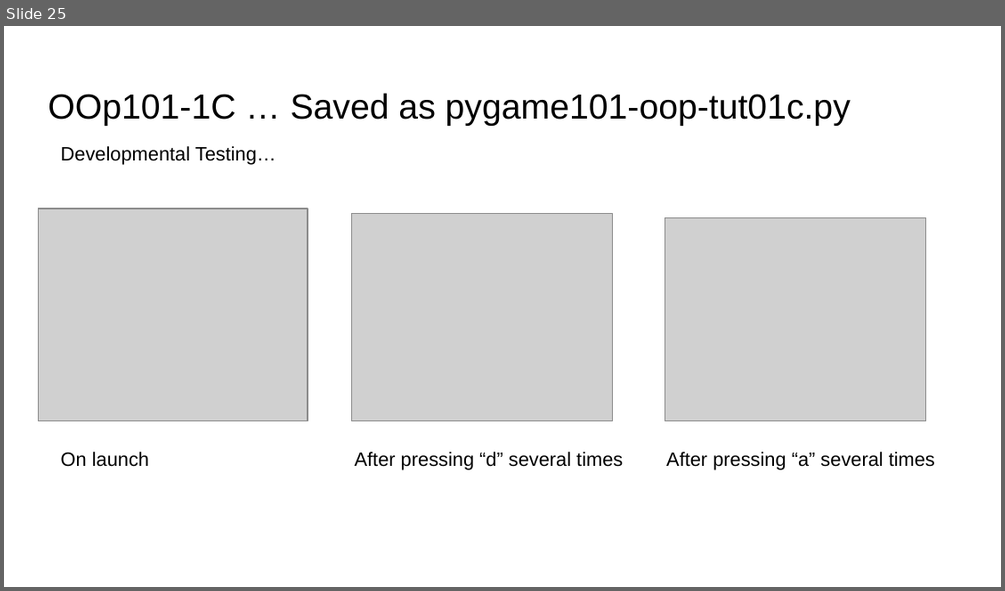
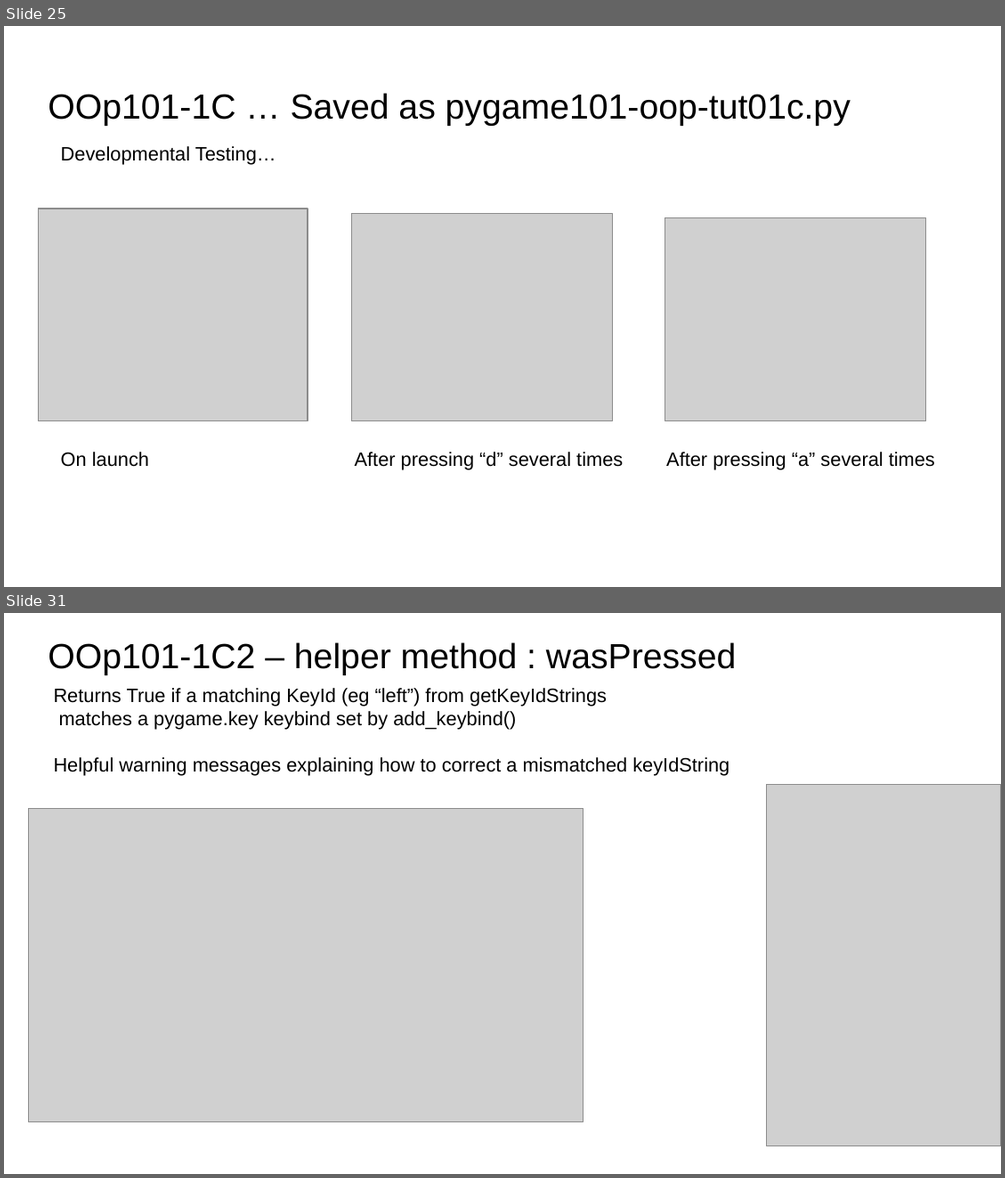
Before and after one commit to MrAWHolmes/KS5-NEA2425, a slide deck: tech_with_tim/Pygame-Tuts-101-1ABC/Docs/Pygame-101-Tuts-by-MrH.pptx. Shown one above the other, each under a label of ours: slide 25 before the commit, slides 25 and 31 after it; the slides between them are not shown. The pictures are 1005x591 and 1005x1178 pixels, drawn with LibreOffice and Linux fonts; fonts in the diff are those of the drawing; grey boxes stand for pictures. Boxes give left, top, right and bottom in pixels: in the first picture for what was removed or moved away, otherwise in the second. Text is boxed around its words. In the diff, an @@ line names an element or a change of style, - is before the commit and + after.

```diff
--- a/tech_with_tim/Pygame-Tuts-101-1ABC/Docs/Pygame-101-Tuts-by-MrH.pptx
+++ b/tech_with_tim/Pygame-Tuts-101-1ABC/Docs/Pygame-101-Tuts-by-MrH.pptx
@@ slide 31 added at (x1=4, y1=613, x2=1001, y2=1174), background #FFFFFF @@
@@ title added at (x1=48, y1=642, x2=736, y2=675), 25.2 pt, text #000000 @@
+OOp101-1C2 – helper method : wasPressed
@@ text added at (x1=54, y1=688, x2=729, y2=776), 14 pt, text #000000 @@
+Returns True if a matching KeyId (eg “left”) from getKeyIdStrings
+matches a pygame.key keybind set by add_keybind()
+Helpful warning messages explaining how to correct a mismatched keyIdString
@@ picture added at (x1=766, y1=785, x2=1001, y2=1146) @@
@@ picture added at (x1=29, y1=809, x2=583, y2=1122) @@
```
Also in this commit, not shown: 10 other slides added, 3 other files.
